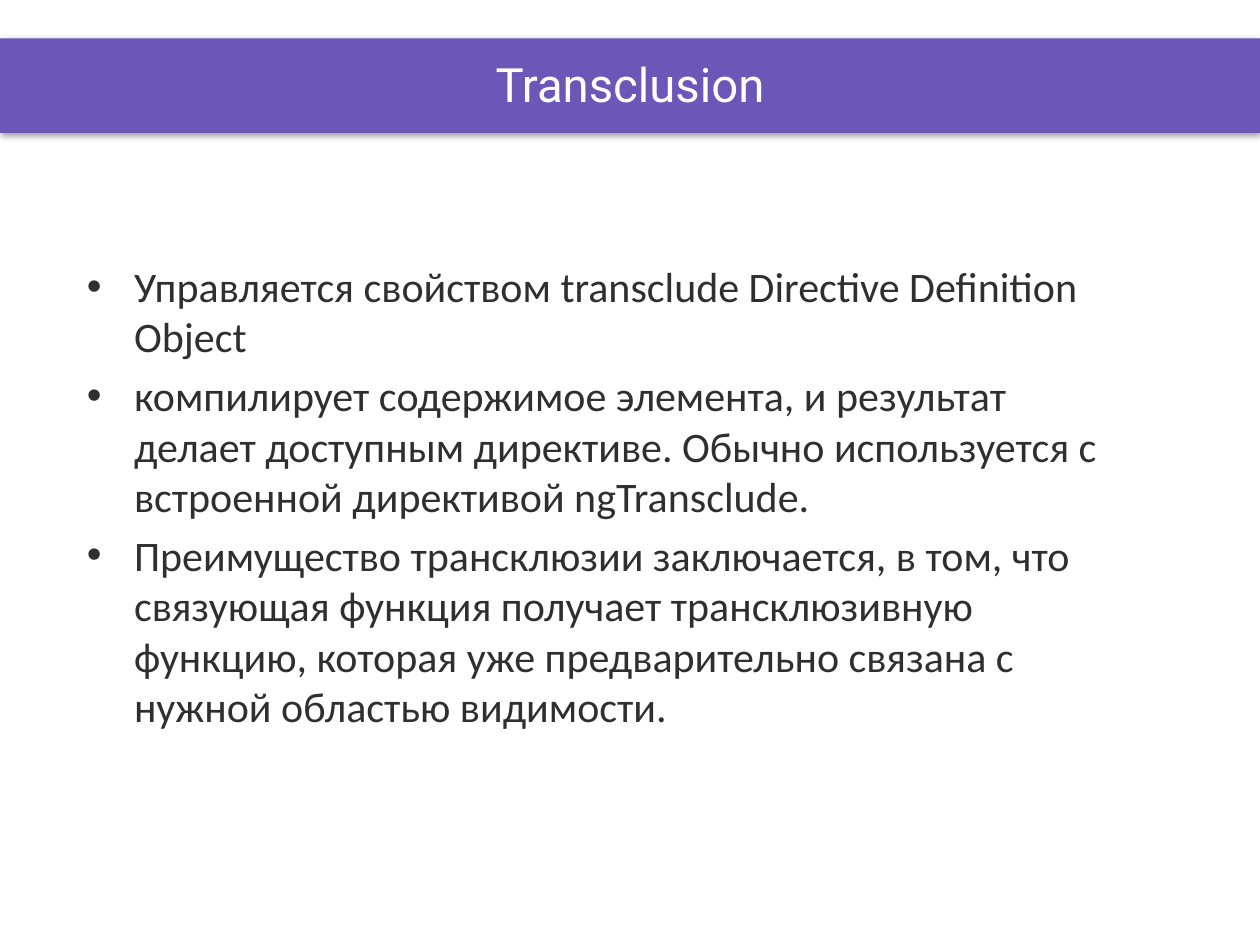
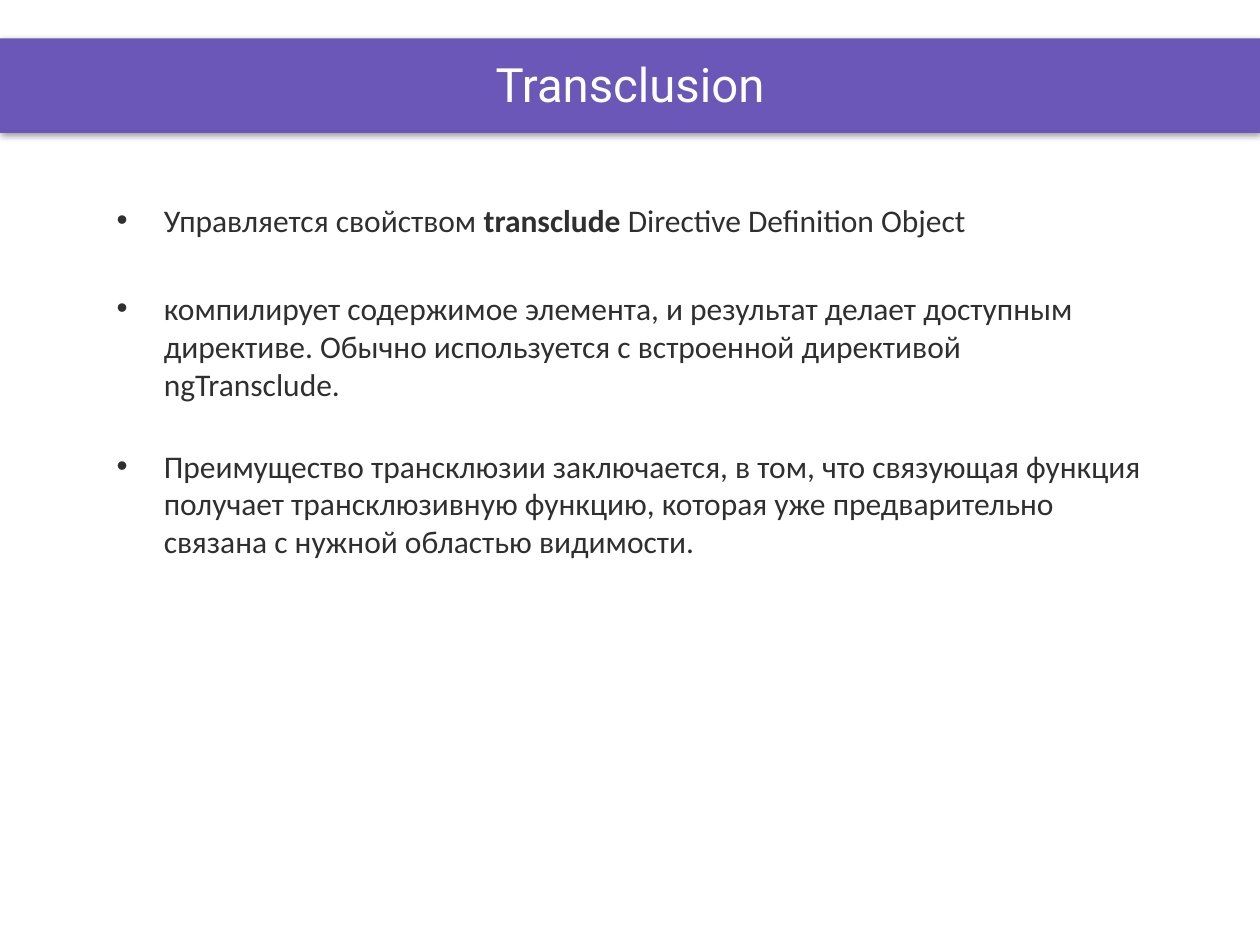
Before and after one commit to DinamickaDevelopment/ignite, a slide deck: slide 5 of AngularJS/lesson_18/Presentation/directives_2.pptx. Drawn at 1260x945 pixels with LibreOffice and Linux fonts; fonts in the diff are those of the drawing; background and template pictures are left out. Boxes give left, top, right and bottom in pixels: in the first picture for what was removed or moved away, otherwise in the second. Text is boxed around its words. In the diff, an @@ line names an element or a change of style, - is before the commit and + after.

```diff
--- a/AngularJS/lesson_18/Presentation/directives_2.pptx
+++ b/AngularJS/lesson_18/Presentation/directives_2.pptx
@@ text "Управляется свойством transclude Directive Definition ..." moved from (x1=134, y1=273, x2=1097, y2=679) to (x1=164, y1=210, x2=1140, y2=558) @@
@@ text "Управляется свойством transclude Directive Definition ..." at (x1=164, y1=210, x2=1140, y2=558): size 24 to 18 pt; bold on in "transclude"; less space between paragraphs @@
```
Also in this commit, not shown: 4 other slides changed, 11 other files.
